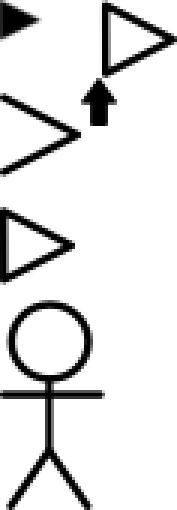
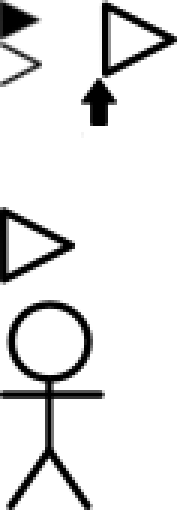
Revision of a layered 177×510 image; what changed, layer by layer:
added layer "Capa pegada #1" above "Capa pegada" over (0, 42, 42, 87)
painted on "glyphs.png" over (0, 93, 81, 177)
